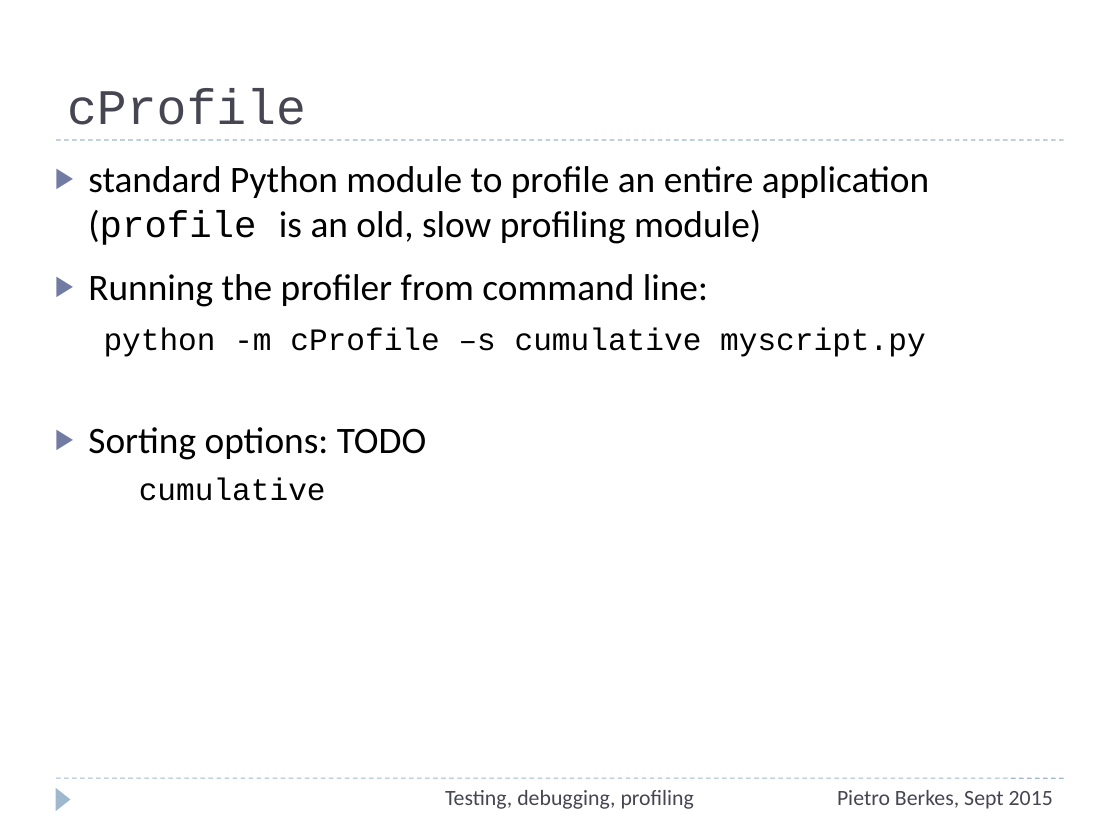
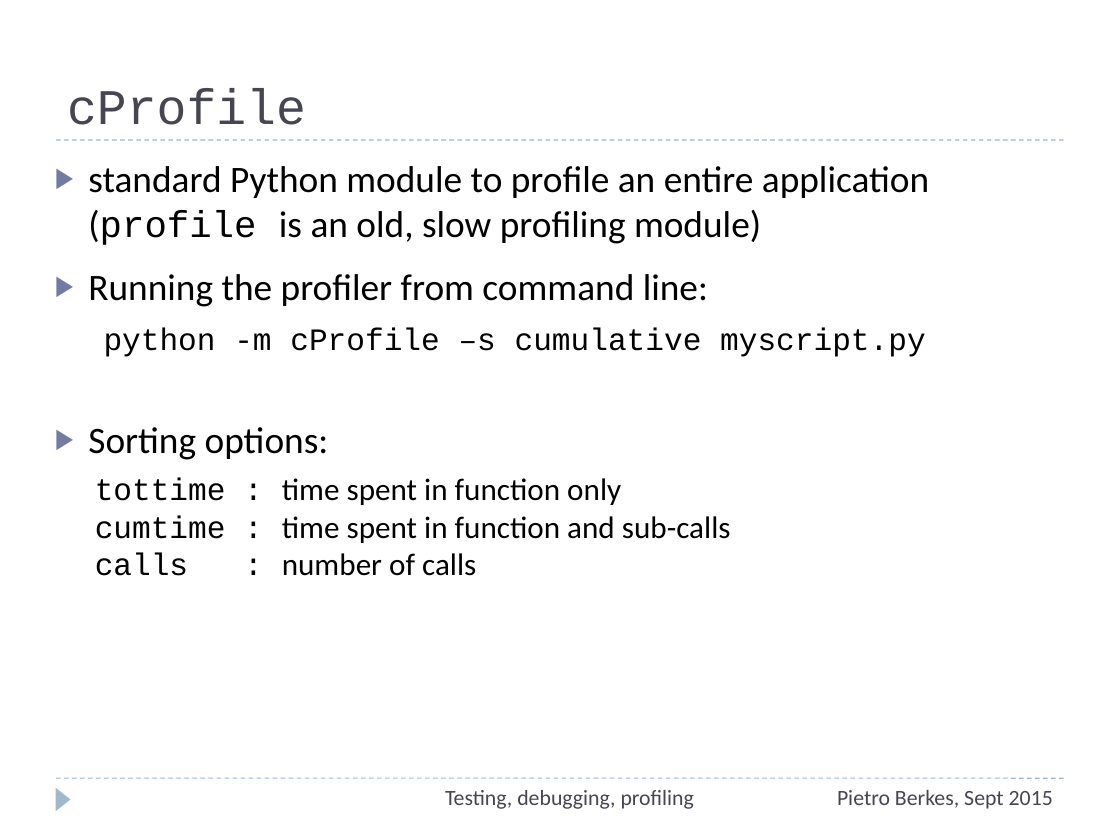
Before and after one commit to ASPP/testing_debugging_profiling, a slide deck: slide 71 of testing-debugging-profiling.pptx (slide 70 before the commit). Drawn at 1120x840 pixels with LibreOffice and Linux fonts; fonts in the diff are those of the drawing. Boxes give left, top, right and bottom in pixels: in the first picture for what was removed or moved away, otherwise in the second. Text is boxed around its words. In the diff, an @@ line names an element or a change of style, - is before the commit and + after.

```diff
--- a/testing-debugging-profiling.pptx
+++ b/testing-debugging-profiling.pptx
@@ text at box(88, 427, 329, 460): text changed @@
-▶ Sorting options: TODO
+▶ Sorting options:
@@ text at box(95, 478, 731, 576): text changed; font Courier New to Calibri @@
-cumulative
+tottime : time spent in function only
+cumtime : time spent in function and sub-calls
+calls : number of calls
```
Also in this commit, not shown: 9 other slides changed, 1 slide added, 1 other file.
